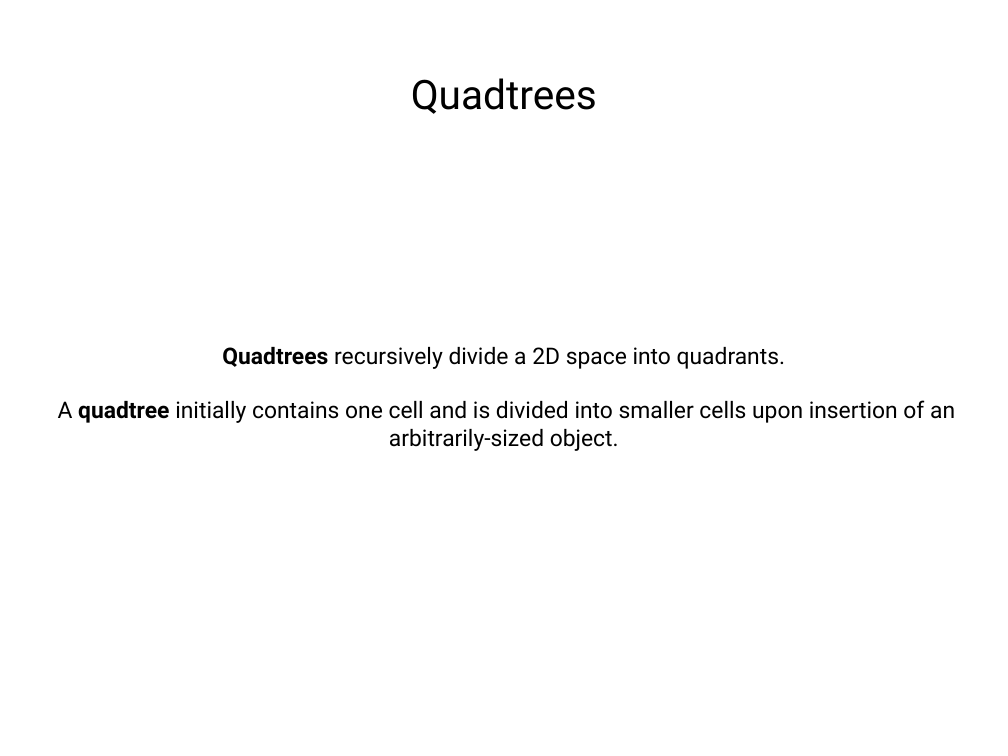
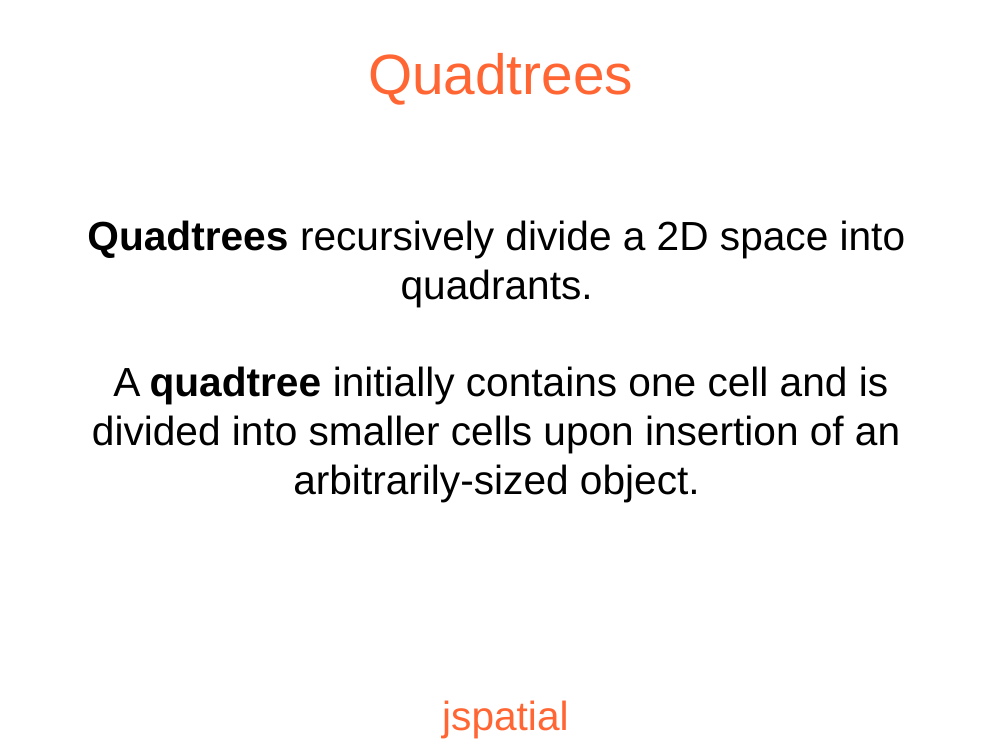
Before and after one commit to JogAmp/jogamp.org, a slide deck: slide 4 of doc/siggraph2013/bof/mark/jspatial.odp (slide 6 before the commit). Drawn at 1008x756 pixels with LibreOffice and Linux fonts; fonts in the diff are those of the drawing; background and template pictures are left out. Boxes give left, top, right and bottom in pixels: in the first picture for what was removed or moved away, otherwise in the second. Text is boxed around its words. In the diff, an @@ line names an element or a change of style, - is before the commit and + after.

```diff
--- a/doc/siggraph2013/bof/mark/jspatial.odp
+++ b/doc/siggraph2013/bof/mark/jspatial.odp
@@ title "Quadtrees": place and size @@
-title "Quadtrees" at [411, 78, 597, 114]
+title "Quadtrees" at [368, 53, 633, 105]
@@ title "Quadtrees" at [368, 53, 633, 105]: size 32 to 44.7 pt, font Roboto to Arial, text colour #000000 to #FF6633 @@
@@ subtitle "Quadtrees recursively divide a 2D ...": place and size @@
-subtitle "Quadtrees recursively divide a 2D ..." at [58, 347, 955, 451]
+subtitle "Quadtrees recursively divide a 2D ..." at [87, 220, 905, 501]
@@ subtitle "Quadtrees recursively divide a 2D ..." at [87, 220, 905, 501]: size 18 to 32 pt, font Roboto to Arial @@
@@ title added at [442, 700, 568, 737], 32 pt, text #FF6633 @@
+jspatial
```
Also in this commit, not shown: 18 other slides changed, 1 slide added, 19 slides removed, 1 other file.
